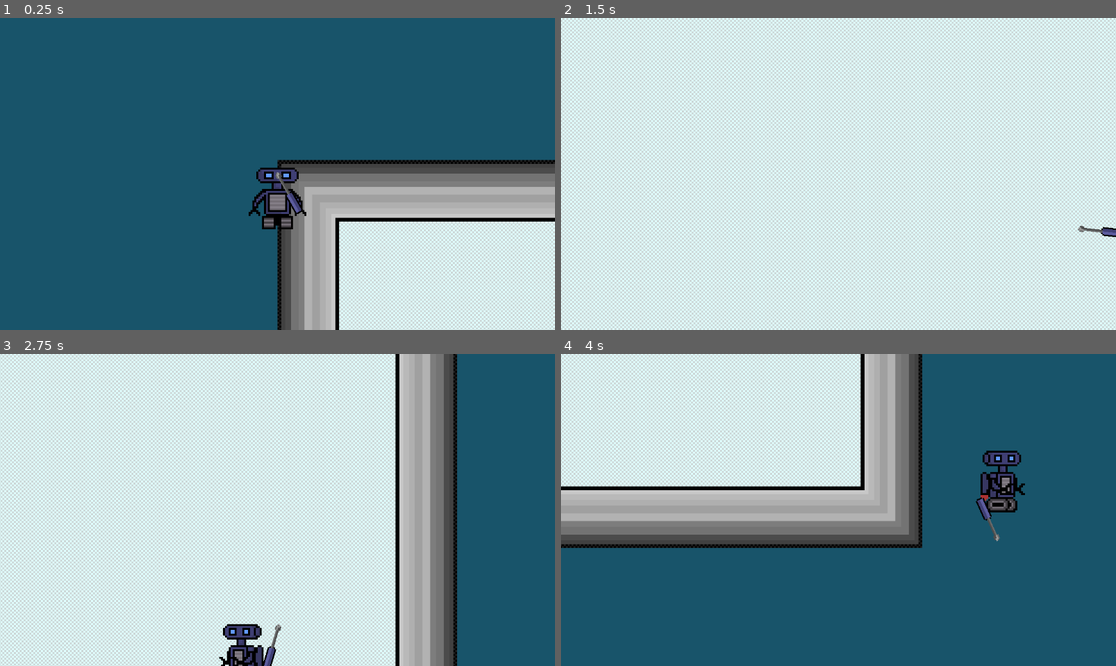
Above: before the commit, frames 1-4 (two rows, left to right).
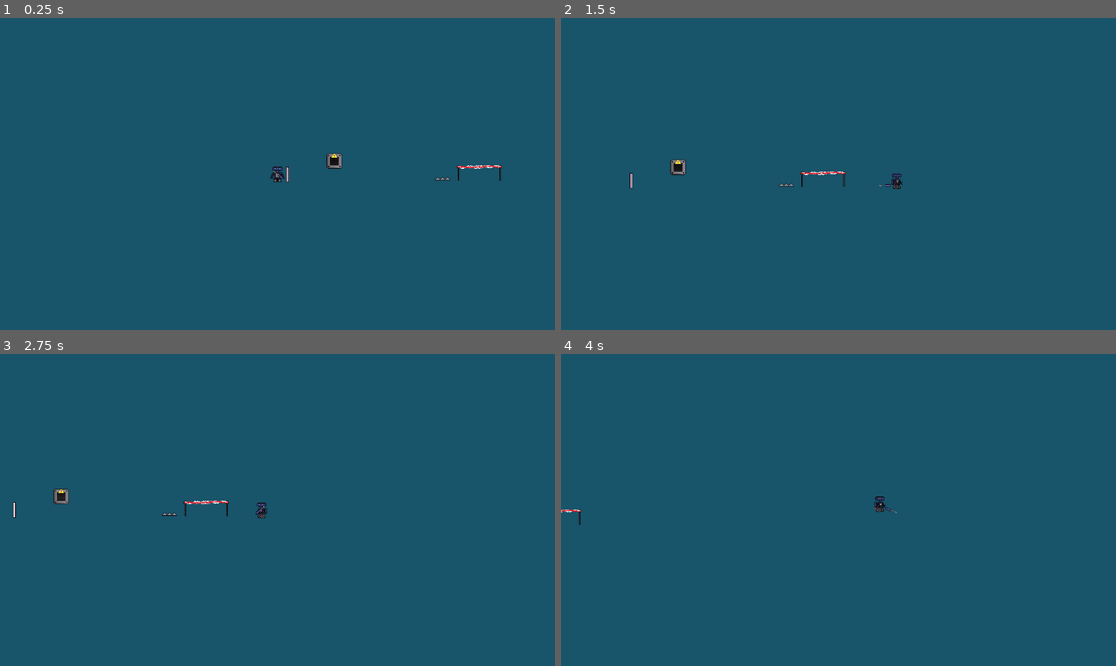
Above: after the commit, the same moments.

Repository: Danielyess/Marvin_In_Space
Game: Godot game, scene res://Scenes/world.tscn
The game is run twice, just before and just after one commit, with the same random seed, the same clock (stepped at 60 frames per second) and the same inputs.
Inputs (mouse positions are in pixels of both pictures, inside the frame that each line leads up to):
- Up to frame 1 (0.25 s): no input
- Up to frame 2 (1.5 s): move the mouse to (960, 158) at 0.52 s; hold D (MoveRight) from 0.53 s (still down); tap Shift (Dash) at 0.6, 1.35 s; tap W (Jump) at 0.77 s; move the mouse to (727, 189) at 1.27 s
- Up to frame 3 (2.75 s): tap W (Jump) at 1.52 s; move the mouse to (333, 441) at 2.02 s; release D (MoveRight) at 2.03 s; hold A (MoveLeft) from 2.03 s (still down); tap Shift (Dash) at 2.1 s
- Up to frame 4 (4 s): move the mouse to (810, 572) at 2.77 s; release A (MoveLeft) at 2.78 s; hold D (MoveRight) from 2.78 s (still down); tap Shift (Dash) at 2.85, 3.6 s; tap W (Jump) at 3.02, 3.77 s; move the mouse to (1005, 556) at 3.52 s

The runs differ from the first frame. In frame 1, 28% of the frame differs, in the area x 44-100%, y 43-100%; in frame 2, 100%, in the area x 0-100%, y 0-100%; in frame 3, 82%; in frame 4, 42%.

Commit message:
v0.1.3
Added lever not done yet, also added the powerline.

Diff:
--- a/Marvin_In_Space_Demo/Scenes/Map1.tscn
+++ b/Marvin_In_Space_Demo/Scenes/base_map.tscn
@@ -1,6 +1,7 @@
-[gd_scene load_steps=4 format=3 uid="uid://bl0746x07r5ol"]
+[gd_scene load_steps=5 format=3 uid="uid://bl0746x07r5ol"]
 
 [ext_resource type="Texture2D" uid="uid://dgdginjnrpclv" path="res://resources/Sprites/GameTileSheet.png" id="1_rad52"]
+[ext_resource type="Script" uid="uid://bnk5b2ptmbdnt" path="res://Scripts/power_line.gd" id="2_vjepk"]
 
 [sub_resource type="TileSetAtlasSource" id="TileSetAtlasSource_3wee7"]
 texture = ExtResource("1_rad52")
@@ -62,9 +63,13 @@
 tile_size = Vector2i(32, 32)
 sources/0 = SubResource("TileSetAtlasSource_3wee7")
 
-[node name="Node2D" type="Node2D"]
+[node name="BaseMap" type="Node2D"]
 
 [node name="TileMap" type="TileMap" parent="."]
 tile_set = SubResource("TileSet_s0gvh")
 format = 2
 layer_0/tile_data = PackedInt32Array(0, 0, 0, 1, 65536, 0, 2, 65536, 0, 3, 65536, 0, 4, 65536, 0, 5, 65536, 0, 6, 65536 …(12771 unchanged characters)…
+
+[node name="PowerLine" type="Line2D" parent="."]
+points = PackedVector2Array(322, 305, 478, 274, 716, 283, 735, 433, 864, 421, 937, 397, 1085.34, 375.081, 1231, 351, 1246, 355, 1020, 378, 874, 369, 660, 245, 796, 336, 848, 283, 996, 297, 986, 417, 900, 418, 894, 308, 1037, 428, 808, 354, 764, 265)
+script = ExtResource("2_vjepk")
--- a/Marvin_In_Space_Demo/Scenes/character.tscn
+++ b/Marvin_In_Space_Demo/Scenes/character.tscn
@@ -2,9 +2,9 @@
 
 [ext_resource type="Script" uid="uid://bydph30rrsyb2" path="res://Scripts/character_script.gd" id="1_pwt0q"]
 [ext_resource type="Texture2D" uid="uid://b86rfg0qhscq6" path="res://resources/Sprites/MARVIN_V2-Sheet.png" id="2_owm7s"]
-[ext_resource type="PackedScene" uid="uid://bx5m04jjpvmkn" path="res://Scenes/ScrewDriver.tscn" id="3_wseoq"]
+[ext_resource type="PackedScene" uid="uid://bx5m04jjpvmkn" path="res://Scenes/screw_driver.tscn" id="3_wseoq"]
 [ext_resource type="Script" uid="uid://bshrxthreebqr" path="res://Scripts/hurt_box.gd" id="4_nytcm"]
-[ext_resource type="Script" uid="uid://n0fa2ffb0er3" path="res://InteractionArea2D.gd" id="5_ejsiy"]
+[ext_resource type="Script" uid="uid://n0fa2ffb0er3" path="res://Scripts/InteractionArea2D.gd" id="5_ejsiy"]
 
 [sub_resource type="RectangleShape2D" id="RectangleShape2D_owm7s"]
 size = Vector2(18, 32)
@@ -172,7 +172,6 @@
 animation = &"Idle"
 
 [node name="Camera" type="Camera2D" parent="."]
-zoom = Vector2(4, 4)
 position_smoothing_enabled = true
 
 [node name="ScrewDriverPosition_Right" type="Marker2D" parent="."]
--- /dev/null
+++ b/Marvin_In_Space_Demo/Scenes/door.tscn
@@ -0,0 +1,110 @@
+[gd_scene load_steps=15 format=3 uid="uid://mevhu58gyfpf"]
+
+[ext_resource type="Texture2D" uid="uid://cbe5f5dfwk2t3" path="res://resources/Sprites/door-Sheet.png" id="1_ba8gm"]
+
+[sub_resource type="RectangleShape2D" id="RectangleShape2D_ba8gm"]
+size = Vector2(8, 32)
+
+[sub_resource type="AtlasTexture" id="AtlasTexture_6hwww"]
+atlas = ExtResource("1_ba8gm")
+region = Rect2(128, 0, 32, 32)
+
+[sub_resource type="AtlasTexture" id="AtlasTexture_v1oua"]
+atlas = ExtResource("1_ba8gm")
+region = Rect2(96, 0, 32, 32)
+
+[sub_resource type="AtlasTexture" id="AtlasTexture_ptf7r"]
+atlas = ExtResource("1_ba8gm")
+region = Rect2(64, 0, 32, 32)
+
+[sub_resource type="AtlasTexture" id="AtlasTexture_24eas"]
+atlas = ExtResource("1_ba8gm")
+region = Rect2(32, 0, 32, 32)
+
+[sub_resource type="AtlasTexture" id="AtlasTexture_xg3tq"]
+atlas = ExtResource("1_ba8gm")
+region = Rect2(0, 0, 32, 32)
+
+[sub_resource type="AtlasTexture" id="AtlasTexture_v6xrn"]
+atlas = ExtResource("1_ba8gm")
+region = Rect2(0, 0, 32, 32)
+
+[sub_resource type="AtlasTexture" id="AtlasTexture_ba8gm"]
+atlas = ExtResource("1_ba8gm")
+region = Rect2(0, 0, 32, 32)
+
+[sub_resource type="AtlasTexture" id="AtlasTexture_0phs7"]
+atlas = ExtResource("1_ba8gm")
+region = Rect2(32, 0, 32, 32)
+
+[sub_resource type="AtlasTexture" id="AtlasTexture_50cdl"]
+atlas = ExtResource("1_ba8gm")
+region = Rect2(64, 0, 32, 32)
+
+[sub_resource type="AtlasTexture" id="AtlasTexture_y5njw"]
+atlas = ExtResource("1_ba8gm")
+region = Rect2(96, 0, 32, 32)
+
+[sub_resource type="AtlasTexture" id="AtlasTexture_4xadh"]
+atlas = ExtResource("1_ba8gm")
+region = Rect2(128, 0, 32, 32)
+
+[sub_resource type="SpriteFrames" id="SpriteFrames_hun61"]
+animations = [{
+"frames": [{
+"duration": 1.0,
+"texture": SubResource("AtlasTexture_6hwww")
+}, {
+"duration": 1.0,
+"texture": SubResource("AtlasTexture_v1oua")
+}, {
+"duration": 1.0,
+"texture": SubResource("AtlasTexture_ptf7r")
+}, {
+"duration": 1.0,
+"texture": SubResource("AtlasTexture_24eas")
+}, {
+"duration": 1.0,
+"texture": SubResource("AtlasTexture_xg3tq")
+}],
+"loop": false,
+"name": &"Closing",
+"speed": 5.0
+}, {
+"frames": [{
+"duration": 1.0,
+"texture": SubResource("AtlasTexture_v6xrn")
+}],
+"loop": false,
+"name": &"Default",
+"speed": 1.0
+}, {
+"frames": [{
+"duration": 1.0,
+"texture": SubResource("AtlasTexture_ba8gm")
+}, {
+"duration": 1.0,
+"texture": SubResource("AtlasTexture_0phs7")
+}, {
+"duration": 1.0,
+"texture": SubResource("AtlasTexture_50cdl")
+}, {
+"duration": 1.0,
+"texture": SubResource("AtlasTexture_y5njw")
+}, {
+"duration": 1.0,
+"texture": SubResource("AtlasTexture_4xadh")
+}],
+"loop": false,
+"name": &"Opening",
+"speed": 5.0
+}]
+
+[node name="Door" type="StaticBody2D"]
+
+[node name="BaseColl" type="CollisionShape2D" parent="."]
+shape = SubResource("RectangleShape2D_ba8gm")
+
+[node name="MainSprite" type="AnimatedSprite2D" parent="."]
+sprite_frames = SubResource("SpriteFrames_hun61")
+animation = &"Default"
--- a/Marvin_In_Space_Demo/Scenes/end_of_level_door.tscn
+++ b/Marvin_In_Space_Demo/Scenes/end_of_level_door.tscn
@@ -1,17 +1,131 @@
-[gd_scene load_steps=3 format=3 uid="uid://p04j5jtsnw4v"]
+[gd_scene load_steps=19 format=3 uid="uid://p04j5jtsnw4v"]
 
-[ext_resource type="Script" uid="uid://n0fa2ffb0er3" path="res://InteractionArea2D.gd" id="1_bl70o"]
+[ext_resource type="Script" uid="uid://y6fytuvdkxun" path="res://Scripts/end_of_level_door.gd" id="1_mk7qj"]
+[ext_resource type="Texture2D" uid="uid://drewufpc4sf64" path="res://resources/Sprites/levelEndDoor-Sheet.png" id="1_pgx7h"]
+[ext_resource type="Script" uid="uid://cfnotqwi0ab8h" path="res://Scripts/interact_area.gd" id="2_mk7qj"]
 [ext_resource type="Texture2D" uid="uid://b43kqjwlgpfot" path="res://resources/Sprites/InteractKey-E.png" id="2_pgx7h"]
 
+[sub_resource type="AtlasTexture" id="AtlasTexture_pgx7h"]
+atlas = ExtResource("1_pgx7h")
+region = Rect2(160, 0, 32, 32)
+
+[sub_resource type="AtlasTexture" id="AtlasTexture_fg72h"]
+atlas = ExtResource("1_pgx7h")
+region = Rect2(192, 0, 32, 32)
+
+[sub_resource type="AtlasTexture" id="AtlasTexture_eqnd3"]
+atlas = ExtResource("1_pgx7h")
+region = Rect2(224, 0, 32, 32)
+
+[sub_resource type="AtlasTexture" id="AtlasTexture_i1c0s"]
+atlas = ExtResource("1_pgx7h")
+region = Rect2(256, 0, 32, 32)
+
+[sub_resource type="AtlasTexture" id="AtlasTexture_hv03t"]
+atlas = ExtResource("1_pgx7h")
+region = Rect2(0, 0, 32, 32)
+
+[sub_resource type="AtlasTexture" id="AtlasTexture_mk7qj"]
+atlas = ExtResource("1_pgx7h")
+region = Rect2(0, 0, 32, 32)
+
+[sub_resource type="AtlasTexture" id="AtlasTexture_8mo6f"]
+atlas = ExtResource("1_pgx7h")
+region = Rect2(0, 0, 32, 32)
+
+[sub_resource type="AtlasTexture" id="AtlasTexture_78aic"]
+atlas = ExtResource("1_pgx7h")
+region = Rect2(32, 0, 32, 32)
+
+[sub_resource type="AtlasTexture" id="AtlasTexture_yy58l"]
+atlas = ExtResource("1_pgx7h")
+region = Rect2(64, 0, 32, 32)
+
+[sub_resource type="AtlasTexture" id="AtlasTexture_7nje3"]
+atlas = ExtResource("1_pgx7h")
+region = Rect2(96, 0, 32, 32)
+
+[sub_resource type="AtlasTexture" id="AtlasTexture_1p1xy"]
+atlas = ExtResource("1_pgx7h")
+region = Rect2(128, 0, 32, 32)
+
+[sub_resource type="SpriteFrames" id="SpriteFrames_fg72h"]
+animations = [{
+"frames": [{
+"duration": 1.0,
+"texture": SubResource("AtlasTexture_pgx7h")
+}, {
+"duration": 1.0,
+"texture": SubResource("AtlasTexture_fg72h")
+}, {
+"duration": 1.0,
+"texture": SubResource("AtlasTexture_eqnd3")
+}, {
+"duration": 1.0,
+"texture": SubResource("AtlasTexture_i1c0s")
+}, {
+"duration": 1.0,
+"texture": SubResource("AtlasTexture_hv03t")
+}],
+"loop": false,
+"name": &"Closing",
+"speed": 5.0
+}, {
+"frames": [{
+"duration": 1.0,
+"texture": SubResource("AtlasTexture_mk7qj")
+}],
+"loop": false,
+"name": &"Default",
+"speed": 1.0
+}, {
+"frames": [{
+"duration": 1.0,
+"texture": SubResource("AtlasTexture_8mo6f")
+}, {
+"duration": 1.0,
+"texture": SubResource("AtlasTexture_78aic")
+}, {
+"duration": 1.0,
+"texture": SubResource("AtlasTexture_yy58l")
+}, {
+"duration": 1.0,
+"texture": SubResource("AtlasTexture_7nje3")
+}, {
+"duration": 1.0,
+"texture": SubResource("AtlasTexture_1p1xy")
+}],
+"loop": false,
+"name": &"Opening",
+"speed": 5.0
+}]
+
+[sub_resource type="RectangleShape2D" id="RectangleShape2D_pgx7h"]
+size = Vector2(20, 30)
+
+[sub_resource type="RectangleShape2D" id="RectangleShape2D_mk7qj"]
+size = Vector2(47, 39)
+
 [node name="EndOfLevelDoor" type="StaticBody2D"]
+script = ExtResource("1_mk7qj")
 
-[node name="DoorAnimatedSprite" type="AnimatedSprite2D" parent="."]
+[node name="MainSprite" type="AnimatedSprite2D" parent="."]
+sprite_frames = SubResource("SpriteFrames_fg72h")
+animation = &"Opening"
+frame = 4
+frame_progress = 1.0
 
-[node name="CollisionShape2D" type="CollisionShape2D" parent="."]
+[node name="BaseCollShape" type="CollisionShape2D" parent="."]
+position = Vector2(0, 1)
+shape = SubResource("RectangleShape2D_pgx7h")
 
 [node name="InteractionArea2D" type="Area2D" parent="."]
-script = ExtResource("1_bl70o")
-metadata/_custom_type_script = "uid://n0fa2ffb0er3"
+script = ExtResource("2_mk7qj")
+metadata/_custom_type_script = "uid://cfnotqwi0ab8h"
+
+[node name="CollisionShape2D" type="CollisionShape2D" parent="InteractionArea2D"]
+position = Vector2(0.5, -3.5)
+shape = SubResource("RectangleShape2D_mk7qj")
 
 [node name="InteractionSprite" type="Sprite2D" parent="."]
 texture = ExtResource("2_pgx7h")
--- /dev/null
+++ b/Marvin_In_Space_Demo/Scenes/lever.tscn
@@ -0,0 +1,85 @@
+[gd_scene load_steps=12 format=3 uid="uid://b5dr7q8wglje5"]
+
+[ext_resource type="Texture2D" uid="uid://d2eu7c32qk53h" path="res://resources/Sprites/Lever-Sheet.png" id="1_wv1st"]
+[ext_resource type="Script" uid="uid://cfnotqwi0ab8h" path="res://Scripts/interact_area.gd" id="2_6kuia"]
+[ext_resource type="Texture2D" uid="uid://b43kqjwlgpfot" path="res://resources/Sprites/InteractKey-E.png" id="3_fhlr4"]
+
+[sub_resource type="RectangleShape2D" id="RectangleShape2D_wv1st"]
+size = Vector2(24, 4)
+
+[sub_resource type="AtlasTexture" id="AtlasTexture_6kuia"]
+atlas = ExtResource("1_wv1st")
+region = Rect2(0, 0, 32, 32)
+
+[sub_resource type="AtlasTexture" id="AtlasTexture_fhlr4"]
+atlas = ExtResource("1_wv1st")
+region = Rect2(64, 0, 32, 32)
+
+[sub_resource type="AtlasTexture" id="AtlasTexture_jjeqf"]
+atlas = ExtResource("1_wv1st")
+region = Rect2(0, 0, 32, 32)
+
+[sub_resource type="AtlasTexture" id="AtlasTexture_31g2e"]
+atlas = ExtResource("1_wv1st")
+region = Rect2(64, 0, 32, 32)
+
+[sub_resource type="AtlasTexture" id="AtlasTexture_2ihno"]
+atlas = ExtResource("1_wv1st")
+region = Rect2(32, 0, 32, 32)
+
+[sub_resource type="SpriteFrames" id="SpriteFrames_1u0ni"]
+animations = [{
+"frames": [{
+"duration": 1.0,
+"texture": SubResource("AtlasTexture_6kuia")
+}],
+"loop": false,
+"name": &"Default",
+"speed": 1.0
+}, {
+"frames": [{
+"duration": 1.0,
+"texture": SubResource("AtlasTexture_fhlr4")
+}, {
+"duration": 1.0,
+"texture": SubResource("AtlasTexture_jjeqf")
+}],
+"loop": false,
+"name": &"Off",
+"speed": 5.0
+}, {
+"frames": [{
+"duration": 1.0,
+"texture": SubResource("AtlasTexture_31g2e")
+}, {
+"duration": 1.0,
+"texture": SubResource("AtlasTexture_2ihno")
+}],
+"loop": false,
+"name": &"On",
+"speed": 5.0
+}]
+
+[sub_resource type="RectangleShape2D" id="RectangleShape2D_6kuia"]
+size = Vector2(36, 26)
+
+[node name="Lever" type="StaticBody2D"]
+
+[node name="BaseColl" type="CollisionShape2D" parent="."]
+position = Vector2(0, 14)
+shape = SubResource("RectangleShape2D_wv1st")
+
+[node name="MainSprite" type="AnimatedSprite2D" parent="."]
+sprite_frames = SubResource("SpriteFrames_1u0ni")
+animation = &"Default"
+
+[node name="Interact_Area2D" type="Area2D" parent="."]
+script = ExtResource("2_6kuia")
+metadata/_custom_type_script = "uid://cfnotqwi0ab8h"
+
+[node name="InteractionColl" type="CollisionShape2D" parent="Interact_Area2D"]
+position = Vector2(0, 3)
+shape = SubResource("RectangleShape2D_6kuia")
+
+[node name="InteractionSprite" type="Sprite2D" parent="."]
+texture = ExtResource("3_fhlr4")
--- a/Marvin_In_Space_Demo/Scenes/world.tscn
+++ b/Marvin_In_Space_Demo/Scenes/world.tscn
@@ -1,10 +1,10 @@
 [gd_scene load_steps=8 format=3 uid="uid://ddjwc6w1qe6gc"]
 
-[ext_resource type="PackedScene" uid="uid://bl0746x07r5ol" path="res://Scenes/Map1.tscn" id="1_fo5ed"]
 [ext_resource type="PackedScene" uid="uid://hwsqd2fr6flq" path="res://Scenes/character.tscn" id="1_mhoff"]
 [ext_resource type="PackedScene" uid="uid://dh1e6ui48a3ab" path="res://Scenes/spikes.tscn" id="2_go701"]
 [ext_resource type="PackedScene" uid="uid://c87y1ft2pdqgc" path="res://Scenes/electric_fence.tscn" id="3_5a7ea"]
-[ext_resource type="PackedScene" uid="uid://b7v3wh34e60nq" path="res://Scenes/SwitchBox.tscn" id="4_8j60k"]
+[ext_resource type="PackedScene" uid="uid://b7v3wh34e60nq" path="res://Scenes/switch_box.tscn" id="4_8j60k"]
+[ext_resource type="PackedScene" uid="uid://mevhu58gyfpf" path="res://Scenes/door.tscn" id="6_5ukr8"]
 
 [sub_resource type="PhysicsMaterial" id="PhysicsMaterial_tl5lk"]
 
@@ -12,8 +12,6 @@
 distance = -30.5
 
 [node name="World" type="Node2D"]
-
-[node name="Node2D" parent="." instance=ExtResource("1_fo5ed")]
 
 [node name="StaticBody2D" type="StaticBody2D" parent="."]
 collision_layer = 129
@@ -25,13 +23,17 @@
 shape = SubResource("WorldBoundaryShape2D_go701")
 
 [node name="Spikes" parent="." instance=ExtResource("2_go701")]
-position = Vector2(752, 307)
+position = Vector2(626, 631)
 disable_mode = 1
 
 [node name="Electric_Fence" parent="." instance=ExtResource("3_5a7ea")]
-position = Vector2(688, 561)
+position = Vector2(702, 632)
 
 [node name="SwitchBox" parent="." instance=ExtResource("4_8j60k")]
 position = Vector2(401, 607)
 
+[node name="door" parent="." instance=ExtResource("6_5ukr8")]
+position = Vector2(304, 635)
+
 [node name="Character" parent="." instance=ExtResource("1_mhoff")]
+position = Vector2(283, 632)
--- a/Marvin_In_Space_Demo/Scripts/character_script.gd
+++ b/Marvin_In_Space_Demo/Scripts/character_script.gd
@@ -16,6 +16,10 @@
 var Animation_Handler : AnimatedSprite2D
 
 func _physics_process(_delta : float):
+
+	var horizontalDirection : float = Input.get_axis("MoveLeft","MoveRight");
+	movementHandlerFunc(horizontalDirection)
+
 	if(!is_on_floor()):
 		velocity.y += gravity;
 	else:
@@ -28,13 +32,12 @@
 		jumpCharges-=1;
 
 	if(Input.is_action_just_pressed("Dash")):
-		if(velocity.x >= 0):
+		if(horizontalDirection >= 0):
 			position.x += dashStrength;
 		else:
 			position.x -= dashStrength;
 
-	var horizontalDirection : float = Input.get_axis("MoveLeft","MoveRight");
-	movementHandlerFunc(horizontalDirection)
+	screwDriverFunc()
 
 
 	move_and_slide()
@@ -53,20 +56,16 @@
 
 # Called every frame. 'delta' is the elapsed time since the previous frame.
 func _process(_delta: float) -> void:
-	screwDriverFunc()
-
-
 	pass;
 
 
 func screwDriverFunc() -> void:
-	if get_local_mouse_position().x < 0 :
+	if get_local_mouse_position().x < 0 or velocity.x < 0 :
 		ScrewDriver.position.x = Marker_Left.position.x
 		ScrewDriver.position.y = Marker_Left.position.y
 	else:
 		ScrewDriver.position.x = Marker_Right.position.x
 		ScrewDriver.position.y = Marker_Right.position.y
-	pass;
 
 
 
--- /dev/null
+++ b/Marvin_In_Space_Demo/Scripts/end_of_level_door.gd
@@ -0,0 +1,31 @@
+extends StaticBody2D
+
+var isOpen : bool
+
+func _ready() -> void:
+	$MainSprite.play("Default")
+	$BaseCollShape.disabled = true
+	$InteractionArea2D.visible = false
+	$InteractionSprite.scale = self.scale * 0.5
+	$InteractionSprite.position.y -= 30 * (self.scale.x + self.scale.y) /2
+	isOpen = false
+
+
+func showInteract() -> void:
+	if isOpen:
+		$InteractionSprite.visible = true
+
+
+func hideInteract() -> void:
+	if isOpen:
+		$InteractionSprite.visible = false
+
+func openDoor() -> void:
+	if !isOpen:
+		$MainSprite.play("Opening")
+		isOpen = true
+
+func closeDoor() -> void:
+	if isOpen:
+		$MainSprite.play("Closing")
+		isOpen = false
--- a/Marvin_In_Space_Demo/Scripts/interact_area.gd
+++ b/Marvin_In_Space_Demo/Scripts/interact_area.gd
@@ -1,3 +1,4 @@
+class_name Interact_Area2D
 extends Area2D
 
 func _init() -> void:
@@ -16,10 +17,10 @@
 	if owner.has_method("showInteract"):
 		owner.showInteract()
 
+
 func hideInteract(interactionArea) -> void:
 	if interactionArea == null:
 		return;
 
-
 	if owner.has_method("hideInteract"):
 		owner.hideInteract()
--- /dev/null
+++ b/Marvin_In_Space_Demo/Scripts/power_line.gd
@@ -0,0 +1,24 @@
+class_name PowerLine2D
+extends Line2D
+
+enum State{On, Off}
+var isPowered : bool
+var red : Color
+var green : Color
+
+func _init() -> void:
+	red = Color(255,0,0,1)
+	green = Color(0,255,0,1)
+
+func _ready() -> void:
+	switchState(State.Off)
+
+func switchState(state : State) -> void:
+	if state == State.Off:
+		self.default_color = red
+		isPowered = false
+	elif state == State.On:
+		self.default_color = green
+		isPowered = true
+	else:
+		printerr("State does not exist!")
--- a/Marvin_In_Space_Demo/Scripts/switch_box.gd
+++ b/Marvin_In_Space_Demo/Scripts/switch_box.gd
@@ -8,7 +8,7 @@
 	$MainSprite.play("Locked")
 	$InteractionSprite.visible = false
 	$InteractionSprite.scale = Vector2(0.5,0.5)
-	$InteractionSprite.position.y -= 30
+	$InteractionSprite.position.y -= 30 * (self.scale.x + self.scale.y) /2
 	$BaseCollShape.disabled = true
 	isOpen = false
 
--- a/Marvin_In_Space_Demo/project.godot
+++ b/Marvin_In_Space_Demo/project.godot
@@ -41,6 +41,13 @@
 ]
 }
 
+[layer_names]
+
+2d_physics/layer_1="BaseLayer"
+2d_physics/layer_2="HurtBox_HitBox"
+2d_physics/layer_3="Interaction"
+2d_physics/layer_4="ScrewDriver"
+
 [rendering]
 
 textures/canvas_textures/default_texture_filter=0
Not shown: 3 places in Marvin_In_Space_Demo/Scenes/screw_driver.tscn that only renumber resources
Renamed: Marvin_In_Space_Demo/Scenes/SwitchBox.tscn -> Marvin_In_Space_Demo/Scenes/switch_box.tscn
Renamed: Marvin_In_Space_Demo/InteractionArea2D.gd -> Marvin_In_Space_Demo/Scripts/InteractionArea2D.gd
Renamed: Marvin_In_Space_Demo/InteractionArea2D.gd.uid -> Marvin_In_Space_Demo/Scripts/InteractionArea2D.gd.uid
Not shown, added: Marvin_In_Space_Demo/Scripts/end_of_level_door.gd.uid
Not shown, added: Marvin_In_Space_Demo/Scripts/power_line.gd.uid
Binary file changed: Marvin_In_Space_Demo/resources/Sprites/GameTileSheet.png
Binary file added: Marvin_In_Space_Demo/resources/Sprites/Lever-Sheet.png
Not shown, added: Marvin_In_Space_Demo/resources/Sprites/Lever-Sheet.png.import
Binary file added: Marvin_In_Space_Demo/resources/Sprites/door-Sheet.png
Not shown, added: Marvin_In_Space_Demo/resources/Sprites/door-Sheet.png.import
Binary file added: Marvin_In_Space_Demo/resources/Sprites/levelEndDoor-Sheet.png
(and 1 more such lines)
